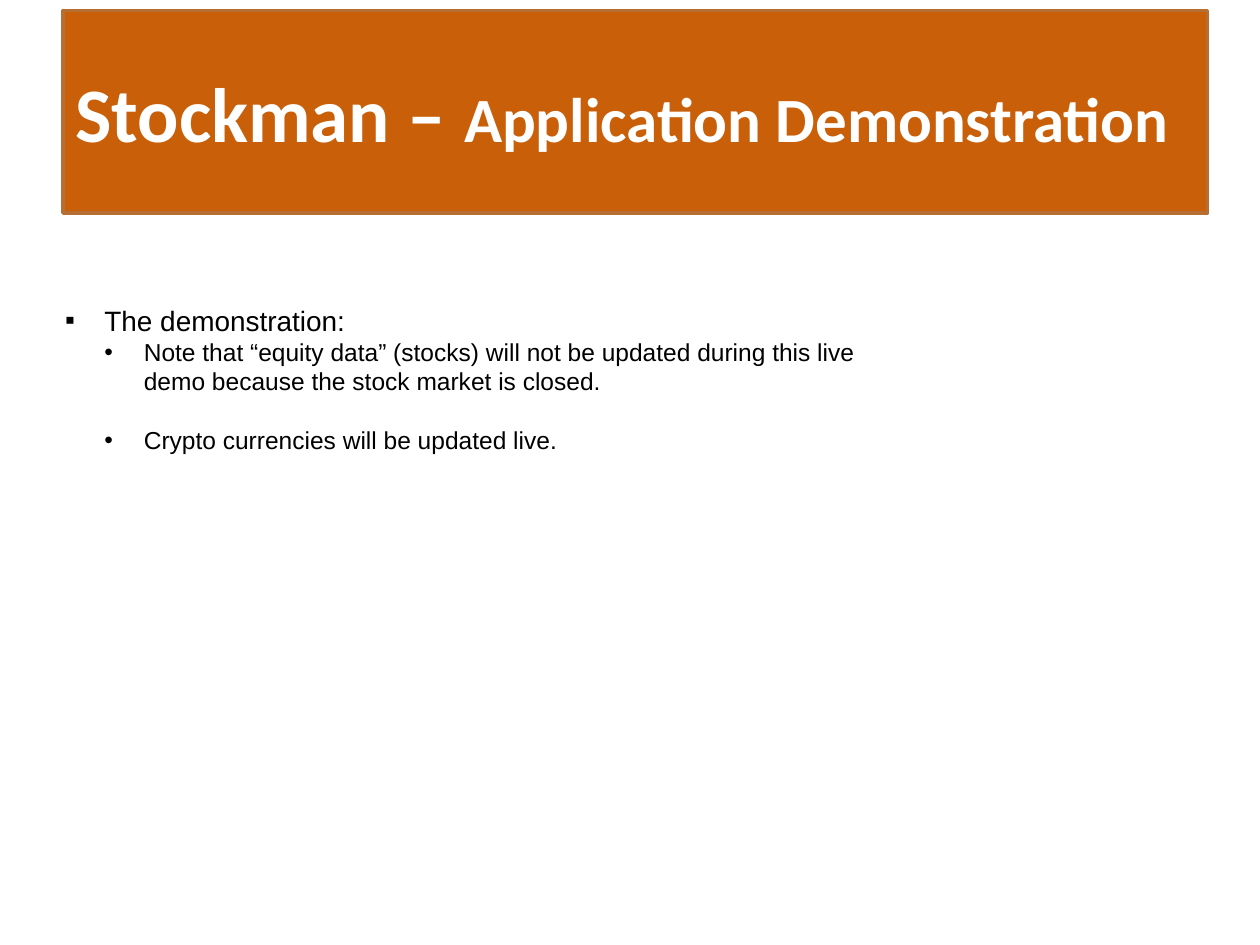
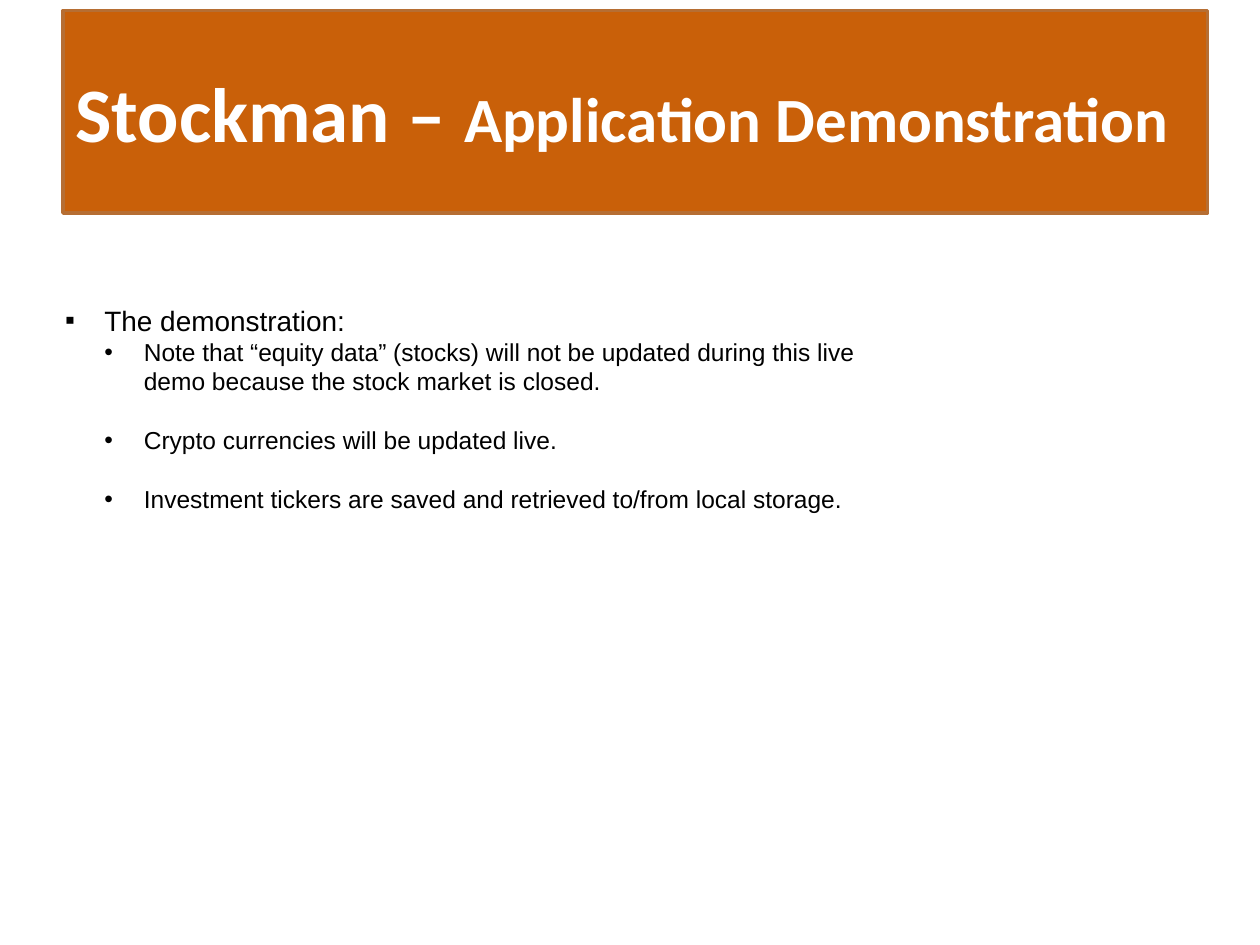
Before and after one commit to tzeuch0922/stock-manager, a slide deck: slide 7 of artifacts/Stockman-Presentation.pptx (slide 6 before the commit). Drawn at 1260x945 pixels with LibreOffice and Linux fonts; fonts in the diff are those of the drawing. Boxes give left, top, right and bottom in pixels: in the first picture for what was removed or moved away, otherwise in the second. Text is boxed around its words. In the diff, an @@ line names an element or a change of style, - is before the commit and + after.

```diff
--- a/artifacts/Stockman-Presentation.pptx
+++ b/artifacts/Stockman-Presentation.pptx
@@ text at [144, 490, 842, 513]: paragraph added @@
+      • Investment tickers are saved and retrieved to/from local storage.
```
Also in this commit, not shown: 1 other slide changed, 2 slides added, 1 slide removed.
